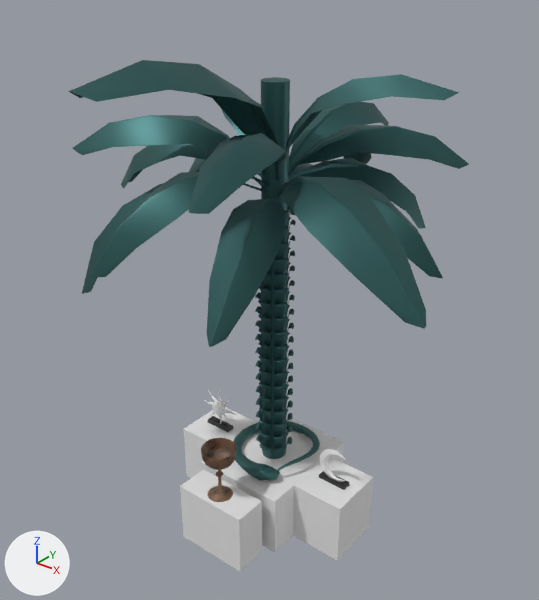
A saved change to the FBX model Assets/MyAssets/Models/Palm.fbx.
Camera for both pictures: a 50 mm lens placed at (1.01, -1.584, 1.743), pointed at (-0.247, -0.012, 0.769). Arrows for +X, +Y and +Z are at lower left; the lights stay in place. Where no turn or scale is listed for an object, it has been applied to the vertices.
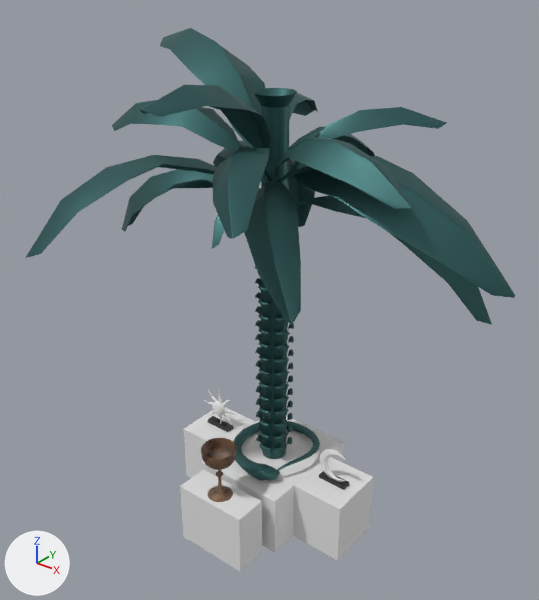
What changed in the scene script:
```text
Change me_circle:
    where me_circle.from_pydata(...)  # 1122 vertices, 1095 faces; spans x -0.545..0.625, y -0.603..0.7, z -0.372..0.332
    me_circle part 1: the loose piece of 66 vertices spanning x 0.009..0.469, y -0.028..0.146, z -0.049..0.275 is turned -102 degrees about the z axis through the mesh origin
    me_circle part 2: the loose piece of 66 vertices spanning x -0.103..0.091, y -0.603..0.016, z -0.094..0.332 is turned -102 degrees about the z axis through the mesh origin
    me_circle part 3: the loose piece of 66 vertices spanning x -0.179..0.076, y -0.003..0.7, z -0.179..0.086 is turned -102 degrees about the z axis through the mesh origin
    me_circle part 4: the loose piece of 66 vertices spanning x -0.545..-0.002, y -0.144..0.009, z -0.13..0.069 is turned -102 degrees about the z axis through the mesh origin
    me_circle part 5: the loose piece of 66 vertices spanning x 0.018..0.221, y -0.524..-0.005, z -0.038..0.166 is turned -102 degrees about the z axis through the mesh origin
    me_circle part 6: the loose piece of 66 vertices spanning x -0.225..0.016, y -0.477..-0.004, z -0.222..0.025 is turned -102 degrees about the z axis through the mesh origin
    me_circle part 7: the loose piece of 66 vertices spanning x -0.451..0.002, y -0.321..-0.001, z -0.04..0.155 is turned -102 degrees about the z axis through the mesh origin
    me_circle part 8: the loose piece of 66 vertices spanning x 0.002..0.476, y -0.028..0.149, z -0.242..-0.007 is turned -102 degrees about the z axis through its middle and scaled by 0.507, then moved by (-0.236, -0.199, 0.034)
    me_circle part 9: the loose piece of 66 vertices spanning x -0.407..-0.002, y 0.016..0.266, z -0.107..0.16 is turned -102 degrees about the z axis through the mesh origin
    me_circle part 10: the loose piece of 66 vertices spanning x 0.003..0.411, y 0.011..0.369, z -0.052..0.123 is turned -102 degrees about the z axis through the mesh origin
    me_circle part 11: the loose piece of 66 vertices spanning x -0.02..0.119, y 0.007..0.54, z -0.052..0.147 is turned -102 degrees about the z axis through the mesh origin
    me_circle part 12: the loose piece of 66 vertices spanning x -0.504..-0.001, y -0.014..0.176, z -0.252..-0.006 is turned -102 degrees about the z axis through the mesh origin
    me_circle part 13: the loose piece of 66 vertices spanning x -0.314..0.008, y 0.006..0.559, z -0.357..-0.041 is turned -102 degrees about the z axis through the mesh origin
    me_circle part 14: the loose piece of 66 vertices spanning x 0.013..0.625, y -0.278..0.011, z -0.182..0.052 is turned -102 degrees about the z axis through the mesh origin
    me_circle part 15: the loose piece of 66 vertices spanning x 0.007..0.241, y -0.496..-0.007, z -0.268..-0.021 is turned -102 degrees about the z axis through the mesh origin
    me_circle part 16: the loose piece of 66 vertices spanning x -0.431..0.014, y -0.363..0.011, z -0.372..-0.019 is turned -102 degrees about the z axis through the mesh origin
    me_circle part 17: the loose piece of 66 vertices spanning x -0.01..0.278, y 0.007..0.409, z -0.225..0.01 is turned -102 degrees about the z axis through the mesh origin
Change me_cylinder:
    remove me_cylinder.from_pydata(...)  # 64 vertices, 33 faces; spans x -0.039..0.038, y -0.038..0.038, z 0.0..1.2
    add me_cylinder.from_pydata(...)  # 96 vertices, 64 faces; spans x -0.058..0.058, y -0.058..0.058, z 0.0..1.17
    me_cylinder part 18
    32 vertices are removed from x -0.039..0.038, y -0.038..0.038, z 1.2
    33 faces are deleted
    35 vertices are added at x -0.058..0.058, y -0.058..0.058, z 1.136..1.17
    15 new vertices lie (0.0, 0.0, 1.136) away from vertices in x -0.038..0.038, y -0.038..0.038, z 0.0
    14 new vertices lie (-0.001, 0.0, 1.136) away from vertices in x -0.038..0.038, y -0.038..0.038, z 0.0
    64 new faces join them
```

Boxes (x1, y1, x2, y2) around the edits, measured in the pictures (539 x 600 px; the box of a moved part takes in the faces that stretch with it):
'Circle', reshaped (22% wider)
    before: (68, 60, 469, 347)
    after: (26, 28, 515, 325)
'Cylinder', reshaped (50% wider)
    before: (261, 77, 290, 459)
    after: (253, 88, 297, 459)
part 1 of me_circle, moved or reshaped
    before: (285, 74, 459, 151)
    after: (140, 85, 271, 168)
part 2 of me_circle, moved or reshaped
    before: (68, 60, 277, 144)
    after: (160, 28, 265, 184)
part 3 of me_circle, moved or reshaped
    before: (289, 152, 372, 169)
    after: (276, 156, 515, 298)
part 4 of me_circle, moved or reshaped
    before: (121, 144, 261, 188)
    after: (290, 127, 375, 156)
part 5 of me_circle, moved or reshaped
    before: (189, 133, 286, 214)
    after: (112, 100, 263, 184)
part 6 of me_circle, moved or reshaped
    before: (90, 172, 268, 278)
    after: (213, 141, 248, 167)
part 7 of me_circle, moved or reshaped
    before: (73, 115, 264, 176)
    after: (289, 93, 318, 120)
part 8 of me_circle, moved or reshaped
    before: (350, 180, 443, 278)
    after: (212, 188, 260, 249)
part 9 of me_circle, moved or reshaped
    before: (222, 99, 261, 135)
    after: (287, 107, 447, 183)
part 10 of me_circle, moved or reshaped
    before: (288, 125, 469, 176)
    after: (213, 147, 272, 239)
part 11 of me_circle, moved or reshaped
    before: (289, 102, 389, 167)
    after: (273, 138, 412, 209)
part 12 of me_circle, moved or reshaped
    before: (189, 158, 261, 185)
    after: (289, 179, 297, 187)
part 13 of me_circle, moved or reshaped
    before: (289, 155, 313, 215)
    after: (294, 196, 492, 325)
part 14 of me_circle, moved or reshaped
    before: (277, 176, 426, 329)
    after: (26, 155, 217, 258)
part 15 of me_circle, moved or reshaped
    before: (207, 196, 286, 347)
    after: (122, 169, 213, 231)
part 16 of me_circle, moved or reshaped
    before: (82, 183, 263, 294)
    after: (289, 159, 315, 227)
part 17 of me_circle, moved or reshaped
    before: (289, 157, 426, 229)
    after: (244, 181, 301, 324)
